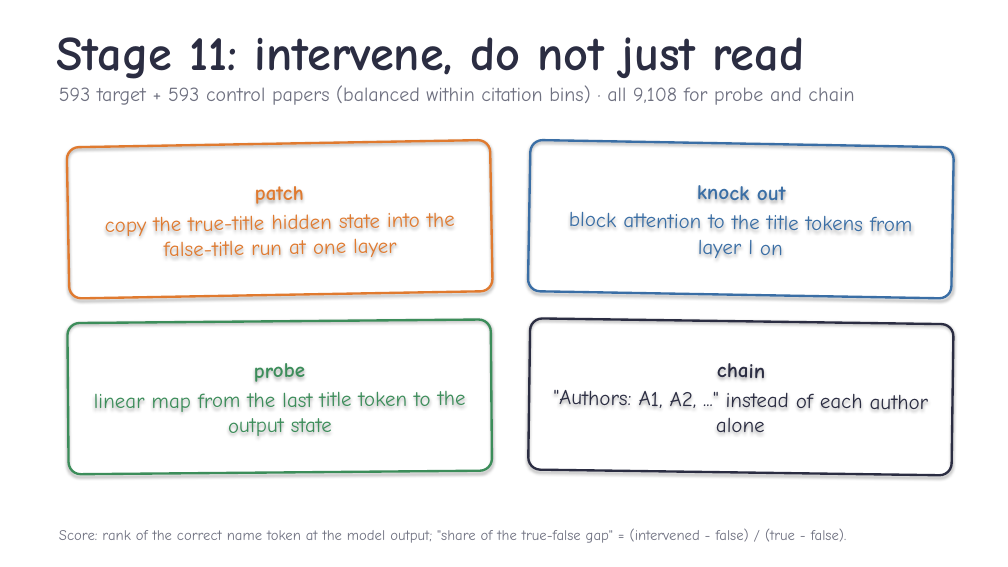
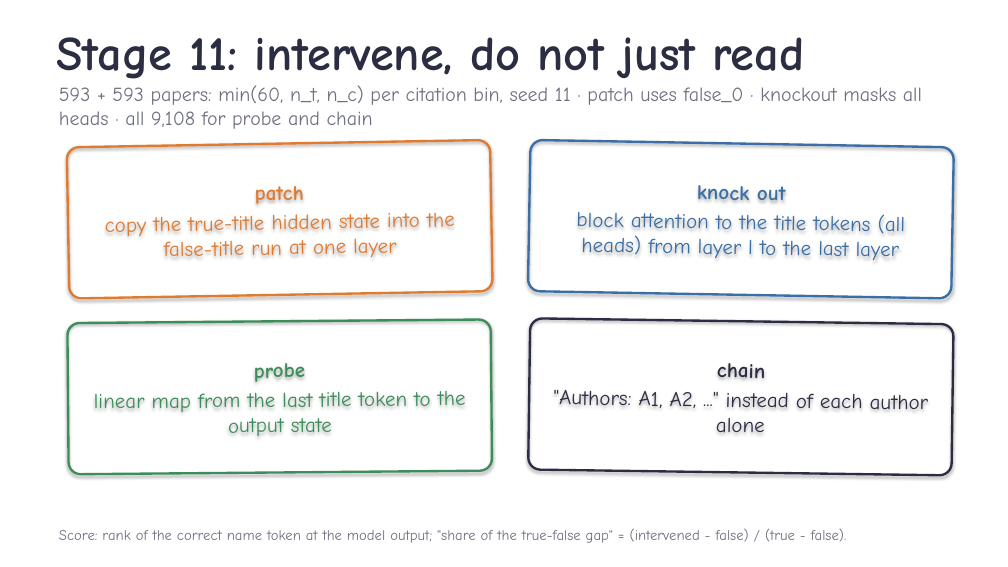
Before and after one commit to ZhiQ1/jlens-authorship-recall, a slide deck: slide 9 of experiment_files/351_stage10/reports/talk/Stage10_author_readout_talk.pptx (slide 10 before the commit). Drawn at 1008x567 pixels with LibreOffice and Linux fonts; fonts in the diff are those of the drawing; background and template pictures are left out. Boxes give left, top, right and bottom in pixels: in the first picture for what was removed or moved away, otherwise in the second. Text is boxed around its words. In the diff, an @@ line names an element or a change of style, - is before the commit and + after.

Commit message:
Report and talk: data provenance, label and lens-fitting details, Stage 11 design details, read-early/spoken-late wording; Stage 12 fit takeover

```diff
--- a/experiment_files/351_stage10/reports/talk/Stage10_author_readout_talk.pptx
+++ b/experiment_files/351_stage10/reports/talk/Stage10_author_readout_talk.pptx
@@ text at [59,85,922,129]: text changed @@
-593 target + 593 control papers (balanced within citation bins) · all 9,108 for probe and chain
+593 + 593 papers: min(60, n_t, n_c) per citation bin, seed 11 · patch uses false_0 · knockout masks all heads · all 9,108 for probe and chain
@@ text in rounded rectangle at [576,212,905,260]: text changed @@
-block attention to the title tokens from layer l on
+block attention to the title tokens (all heads) from layer l to the last layer
```
Also in this commit, not shown: 6 other slides changed, 2 slides added, 5 other files.
